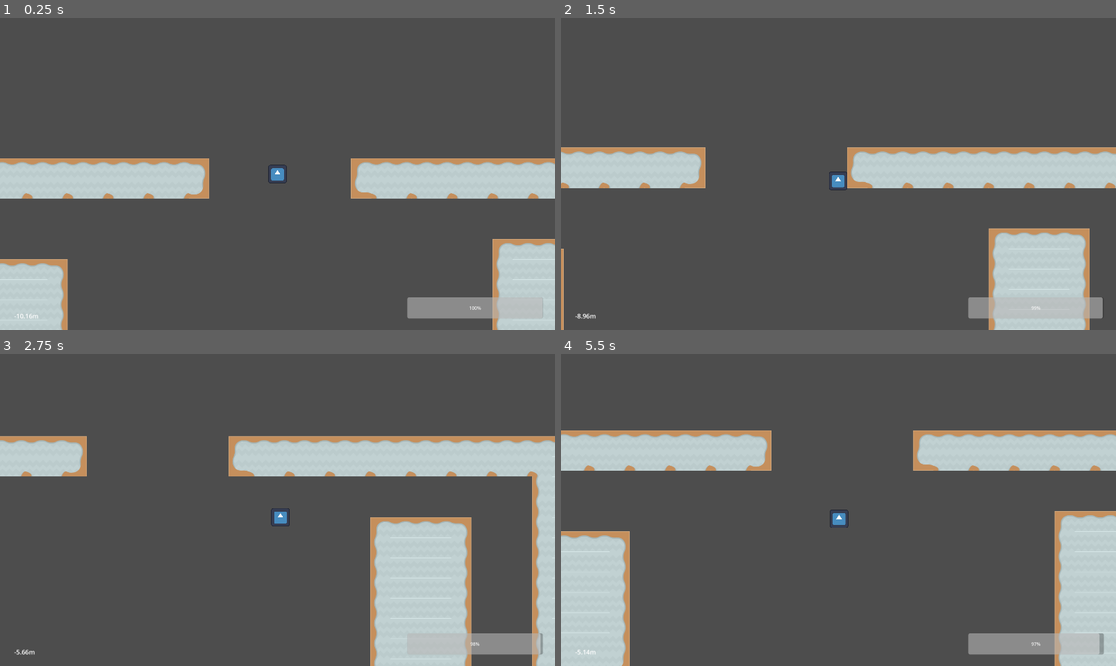
Above: before the commit, frames 1-4 (two rows, left to right).
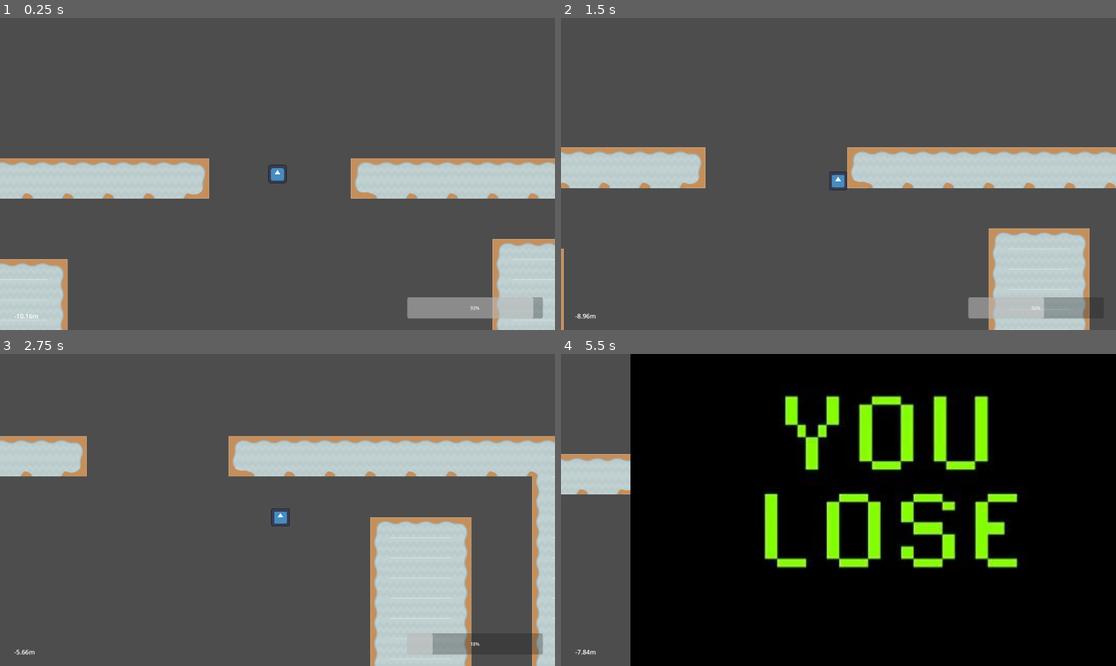
Above: after the commit, the same moments.

Repository: Geofoods/hungry-shark-evolution
Game: Godot game, scene res://scenes/level.tscn
Same seed, same stepped clock (60 frames per second), same inputs: the game is played once before the commit and once after it. The engine's default icon, where the game draws it, is replaced by a stand-in: a white triangle on a blue panel in a dark square.
Inputs (mouse positions are in pixels of both pictures, inside the frame that each line leads up to):
- Up to frame 1 (0.25 s): no input
- Up to frame 2 (1.5 s): move the mouse to (960, 158) at 0.52 s; hold Right (ui_right) 0.53-1.28 s; move the mouse to (727, 189) at 1.27 s; hold Down (ui_down) from 1.28 s (still down)
- Up to frame 3 (2.75 s): move the mouse to (333, 441) at 2.02 s; release Down (ui_down) at 2.03 s; hold Right (ui_right) from 2.03 s (still down)
- Up to frame 4 (5.5 s): move the mouse to (810, 572) at 2.77 s; release Right (ui_right) at 2.78 s; hold Up (ui_up) 2.78-3.53 s; move the mouse to (1005, 556) at 3.52 s; hold Left (ui_left) 3.53-5.03 s; move the mouse to (672, 463) at 4.27 s; move the mouse to (866, 510) at 5.02 s; hold Down (ui_down) from 5.03 s (still down)

The runs differ from the first frame. In frame 1, 0.1% of the frame differs, in the area x 84-98%, y 89-97%; in frame 2, 0.7%; in frame 3, 1.3%; in frame 4, 95%, in the area x 0-100%, y 0-100%.

Commit message:
jiji
digger

Diff:
--- a/scenes/level.tscn
+++ b/scenes/level.tscn
@@ -6,7 +6,8 @@
 [ext_resource type="Script" uid="uid://da1hytj0xj3hl" path="res://scenes/progress_bar.gd" id="3_w8frs"]
 [ext_resource type="Texture2D" uid="uid://c7ml23lvb2c6t" path="res://sprites/sheet.png" id="4_mx8sn"]
 [ext_resource type="Script" uid="uid://c7b6vkjhjtawj" path="res://scenes/text_edit.gd" id="5_2r41h"]
-[ext_resource type="Script" uid="uid://badcxlsojw6ep" path="res://scenes/nextlevel.gd" id="7_klq6b"]
+[ext_resource type="Texture2D" uid="uid://cvwvrpy4qlip1" path="res://sprites/youlose.jpg" id="6_b121j"]
+[ext_resource type="Script" path="res://scenes/nextlevel.gd" id="7_klq6b"]
 
 [sub_resource type="TileMapPattern" id="TileMapPattern_2r41h"]
 tile_data = PackedInt32Array(0, 131072, 5, 1, 262144, 1, 2, 262144, 1, 3, 262144, 1, 4, 262144, 1, 5, 262144, 1, 6, 262144, 1, 7, 262144, 1, 8, 262144, 1, 9, 131072, 4)
@@ -910,6 +911,13 @@
 script = ExtResource("5_2r41h")
 metadata/_edit_use_anchors_ = true
 
+[node name="Sprite2D" type="Sprite2D" parent="User Interface" unique_id=918596848]
+visible = false
+position = Vector2(-34.000008, 241.00003)
+scale = Vector2(3.578, 3.578)
+texture = ExtResource("6_b121j")
+offset = Vector2(326.47968, 86.27979)
+
 [node name="TileMapLayer" type="TileMapLayer" parent="." unique_id=1717291227]
 scale = Vector2(2, 2)
 tile_map_data = PackedByteArray("AADu/xYAAAABAAIAAADu/xUAAAABAAQAAADu/xQAAAABAAQAAADu/xMAAAACAAIAAADu/xIAAAACAAAAAADu/x …(25504 unchanged characters)…
--- a/scenes/progress_bar.gd
+++ b/scenes/progress_bar.gd
@@ -1,6 +1,12 @@
 extends ProgressBar
 
+var game_over = false
+
 func _process(delta):
-	# Update ProgressBar value from global oxygen
 	value = UserInterface.oxygen
-	UserInterface.oxygen -= 0.01
+	UserInterface.oxygen -= 0.5
+
+	if UserInterface.oxygen <= 0 and not game_over:
+		game_over = true
+		get_node("/root/level/User Interface/Sprite2D").visible = true
+		get_tree().paused = true
Binary file added: sprites/youlose.jpg
Not shown, added: sprites/youlose.jpg.import
